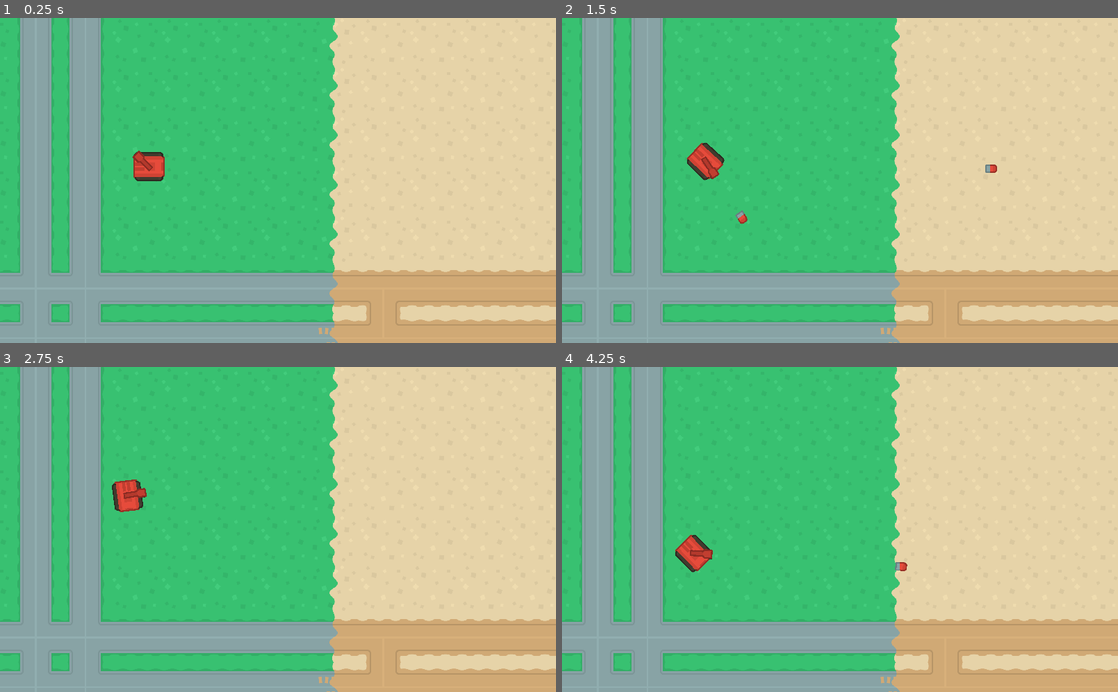
Above: before the commit, frames 1-4 (two rows, left to right).
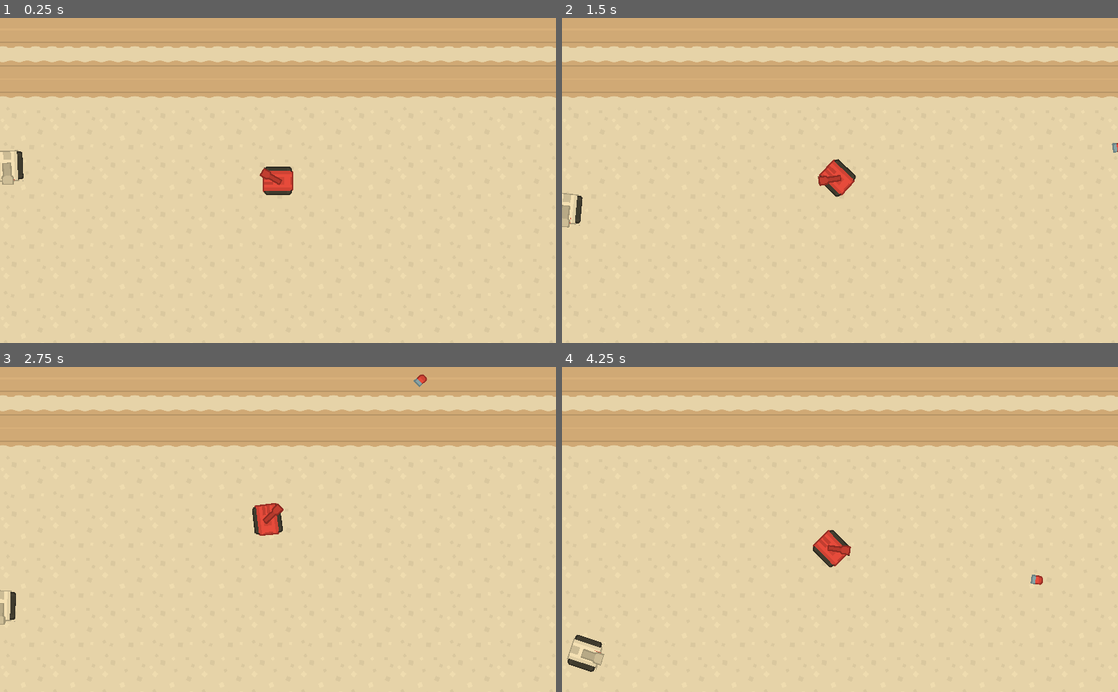
Above: after the commit, the same moments.

Repository: Fedena22/GodotTdT
Game: Godot game, scene res://maps/Map01.tscn
Same seed, same stepped clock (60 frames per second), same inputs: the game is played once before the commit and once after it.
Inputs (mouse positions are in pixels of both pictures, inside the frame that each line leads up to):
- Up to frame 1 (0.25 s): no input
- Up to frame 2 (1.5 s): move the mouse to (962, 164) at 0.52 s; hold D (turn_right) 0.53-1.28 s; click (962, 164) at 0.6 s; move the mouse to (728, 196) at 1.27 s; hold S (back) from 1.28 s (still down); click (728, 196) at 1.35 s
- Up to frame 3 (2.75 s): move the mouse to (333, 458) at 2.02 s; release S (back) at 2.03 s; hold D (turn_right) from 2.03 s (still down); click (333, 458) at 2.1 s
- Up to frame 4 (4.25 s): move the mouse to (812, 594) at 2.77 s; release D (turn_right) at 2.78 s; hold W (forward) 2.78-3.53 s; click (812, 594) at 2.85 s; move the mouse to (1006, 578) at 3.52 s; hold A (turn_left) from 3.53 s (still down); click (1006, 578) at 3.6 s

The runs differ from the first frame. In frame 1, 75% of the frame differs, in the area x 0-100%, y 0-100%; in frame 2, 75%; in frame 3, 75%; in frame 4, 75%.

Commit message:
--Added enemy bullets --Enemy can shoot now --Tweaked enemy tank route follow stops now when something in front.

Diff:
--- a/Tanks/EnemyTank.gd
+++ b/Tanks/EnemyTank.gd
@@ -5,18 +5,25 @@
 export (float) var turret_speed
 export (int) var detect_radius
 
+var speed = 0
 var target = null
 
 func _ready():
+	var circle =  CircleShape2D.new()
+	$DetectRadius/CollisionShape2D.shape = circle
 	$DetectRadius/CollisionShape2D.shape.radius = detect_radius
 
 func control(delta):
+	if $LookAhead1.is_colliding() or $LookAhead2.is_colliding():
+		speed = lerp(speed, 0, 0.1)
+	else:
+		speed = lerp(speed, max_speed, 0.05)
 	if parent is PathFollow2D:
 		parent.set_offset(parent.get_offset() + speed * delta)
 		position = Vector2()
 	else:
-			#other movement
-			pass
+		#other movement
+		pass
 
 
 func _process(delta):
@@ -24,6 +31,8 @@
 		var target_dir = (target.global_position - global_position).normalized()
 		var currenbt_dir = Vector2(1,0).rotated($Turret.global_rotation)
 		$Turret.global_rotation = currenbt_dir.linear_interpolate(target_dir, turret_speed * delta).angle()
+		if target_dir.dot(currenbt_dir) > 0.9:
+			shoot()
 
 func _on_DetectRadius_body_entered(body):
 		target = body
--- a/Tanks/EnemyTank.tscn
+++ b/Tanks/EnemyTank.tscn
@@ -2,25 +2,22 @@
 
 [ext_resource path="res://Tanks/Tank.tscn" type="PackedScene" id=1]
 [ext_resource path="res://Tanks/EnemyTank.gd" type="Script" id=2]
-[ext_resource path="res://Assets/onlyObjects_retina_rotated.png" type="Texture" id=3]
+[ext_resource path="res://bullets/EnemyBullet.tscn" type="PackedScene" id=3]
+[ext_resource path="res://Assets/onlyObjects_retina_rotated.png" type="Texture" id=4]
 
 [sub_resource type="RectangleShape2D" id=1]
 
 custom_solver_bias = 0.0
 extents = Vector2( 10, 10.9428 )
 
-[sub_resource type="CircleShape2D" id=2]
-
-custom_solver_bias = 0.0
-radius = 10.0
-
-[node name="EnemyTank" instance=ExtResource( 1 )]
+[node name="EnemyTank" index="0" instance=ExtResource( 1 )]
 
 collision_layer = 4
 collision_mask = 3
 script = ExtResource( 2 )
 _sections_unfolded = [ "Collision" ]
-speed = 150
+Bullet = ExtResource( 3 )
+max_speed = 100
 rotation_speed = 0.0
 gun_cooldown = 0.5
 health = 100
@@ -68,7 +65,23 @@
 
 [node name="CollisionShape2D" type="CollisionShape2D" parent="DetectRadius" index="0"]
 
-shape = SubResource( 2 )
+[node name="LookAhead1" type="RayCast2D" parent="." index="5"]
+
+position = Vector2( 0, -30 )
+enabled = true
+exclude_parent = true
+cast_to = Vector2( 100, 0 )
+collision_mask = 7
+_sections_unfolded = [ "Transform" ]
+
+[node name="LookAhead2" type="RayCast2D" parent="." index="6"]
+
+position = Vector2( 0, 30 )
+enabled = true
+exclude_parent = true
+cast_to = Vector2( 100, 0 )
+collision_mask = 7
+_sections_unfolded = [ "Transform" ]
 
 [connection signal="body_entered" from="DetectRadius" to="." method="_on_DetectRadius_body_entered"]
 
--- a/Tanks/Player.gd
+++ b/Tanks/Player.gd
@@ -10,8 +10,8 @@
 	rotation += rotation_speed * rot_dir * delta
 	velocity = Vector2()
 	if Input.is_action_pressed('forward'):
-		velocity = Vector2(speed, 0).rotated(rotation)
+		velocity = Vector2(max_speed, 0).rotated(rotation)
 	if Input.is_action_pressed('back'):
-		velocity = Vector2(-speed/2, 0).rotated(rotation)
+		velocity = Vector2(-max_speed/2, 0).rotated(rotation)
 	if Input.is_action_just_pressed('click'):
 		shoot()
--- a/Tanks/Player.tscn
+++ b/Tanks/Player.tscn
@@ -10,14 +10,14 @@
 custom_solver_bias = 0.0
 extents = Vector2( 33.6718, 35.9356 )
 
-[node name="Player" index="0" instance=ExtResource( 1 )]
+[node name="Player" instance=ExtResource( 1 )]
 
 collision_layer = 2
 collision_mask = 5
 script = ExtResource( 2 )
 _sections_unfolded = [ "Collision" ]
 Bullet = ExtResource( 3 )
-speed = 200
+max_speed = 100
 rotation_speed = 1.0
 gun_cooldown = 0.4
 health = 100
--- a/Tanks/tank.gd
+++ b/Tanks/tank.gd
@@ -5,7 +5,7 @@
 signal dead
 
 export (PackedScene) var Bullet
-export (int) var speed
+export (int) var max_speed
 export (float) var rotation_speed
 export (float) var gun_cooldown
 export (int) var health
--- /dev/null
+++ b/bullets/EnemyBullet.tscn
@@ -0,0 +1,27 @@
+[gd_scene load_steps=4 format=2]
+
+[ext_resource path="res://bullets/Bullet.tscn" type="PackedScene" id=1]
+[ext_resource path="res://Assets/onlyObjects_retina_rotated.png" type="Texture" id=2]
+
+[sub_resource type="RectangleShape2D" id=1]
+
+custom_solver_bias = 0.0
+extents = Vector2( 17.889, 8.38624 )
+
+[node name="Bullet" instance=ExtResource( 1 )]
+
+speed = 500
+damage = 100
+lifetime = 1.0
+
+[node name="Sprite" parent="." index="0"]
+
+rotation = 3.14159
+texture = ExtResource( 2 )
+region_enabled = true
+region_rect = Rect2( 584, 228, 36, 16 )
+_sections_unfolded = [ "Region", "Transform" ]
+
+[node name="CollisionShape2D" parent="." index="1"]
+
+shape = SubResource( 1 )
--- a/maps/Map01.tscn
+++ b/maps/Map01.tscn
@@ -40,6 +40,8 @@
 
 [node name="Player" parent="." index="1" instance=ExtResource( 3 )]
 
+position = Vector2( 1517.49, 705.745 )
+
 [node name="Paths" type="Node2D" parent="." index="2"]
 
 [node name="Path2D" type="Path2D" parent="Paths" index="0"]
@@ -65,3 +67,5 @@
 detect_radius = 400
 
 [connection signal="shoot" from="Player" to="." method="_on_Tank_shoot"]
+
+[connection signal="shoot" from="Paths/Path2D/PathFollow2D/EnemyTank" to="." method="_on_Tank_shoot"]
Not shown: 2 places in Tanks/EnemyTank.tscn that only renumber resources
Not shown, changed: export/html/index.pck
